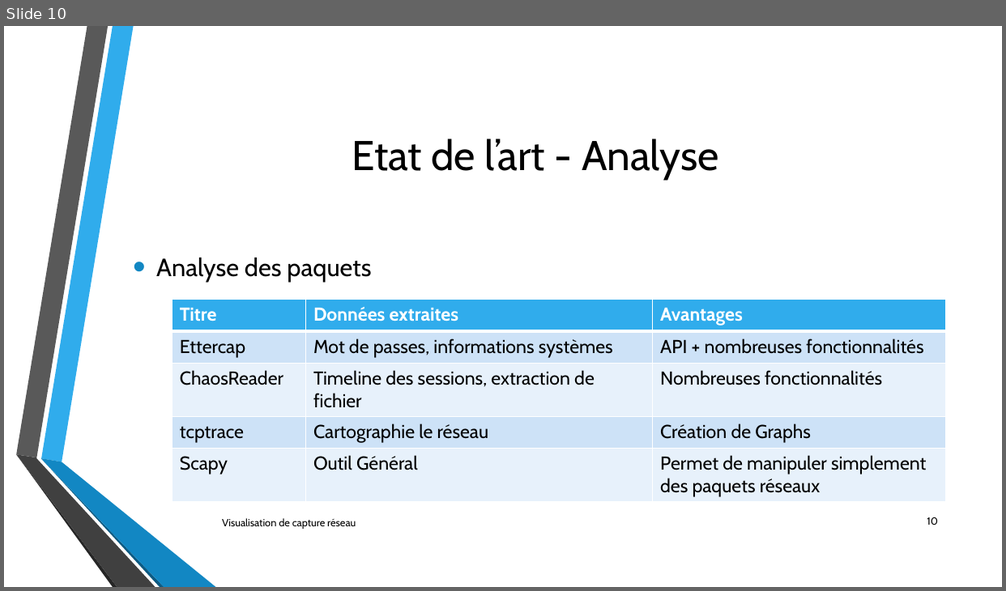
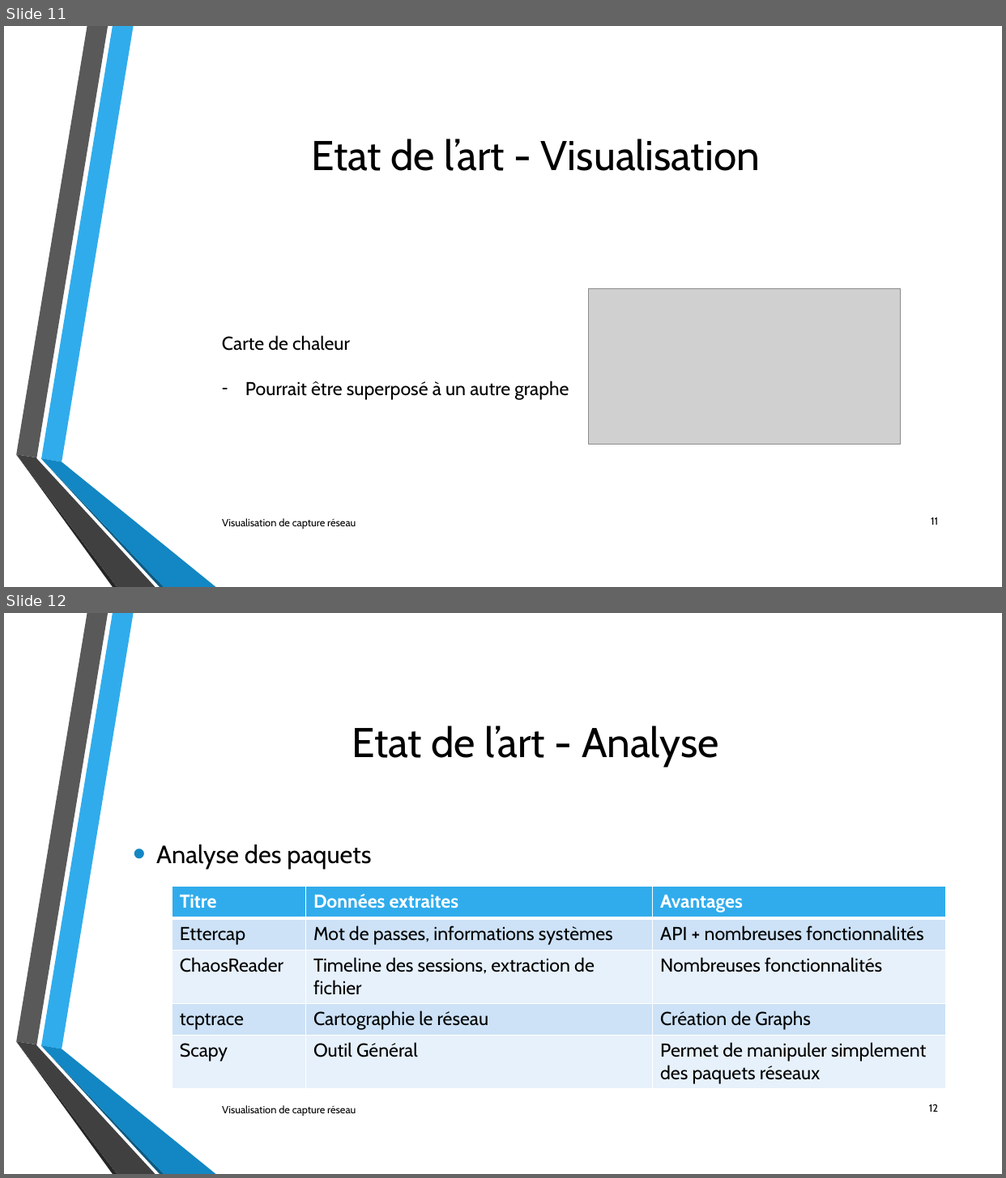
Before and after one commit to lechinoix/Pcap-visualization-project, a slide deck: Présentation de mi-projet/Outils de visualisation de capture réseau.pptx. Shown one above the other, each under a label of ours: slide 10 before the commit, slides 11 and 12 after it. The pictures are 1006x591 and 1006x1178 pixels, drawn with LibreOffice and Linux fonts; fonts in the diff are those of the drawing; grey boxes stand for pictures; background and template pictures are left out. Boxes give left, top, right and bottom in pixels: in the first picture for what was removed or moved away, otherwise in the second. Text is boxed around its words. In the diff, an @@ line names an element or a change of style, - is before the commit and + after.

Commit message:
Presentation v2.0 et images

```diff
--- a/Présentation de mi-projet/Outils de visualisation de capture réseau.pptx
+++ b/Présentation de mi-projet/Outils de visualisation de capture réseau.pptx
@@ slide 11 added at (x1=4, y1=26, x2=1002, y2=587), background picture (left out); not listed: 6 template elements that a slide beside it also shows @@
@@ title added at (x1=311, y1=139, x2=760, y2=171), 40 pt, text #000000 @@
+Etat de l’art - Visualisation
@@ picture added at (x1=589, y1=288, x2=901, y2=445) @@
@@ text added at (x1=222, y1=335, x2=569, y2=400), 18 pt, text #000000 @@
+Carte de chaleur
+– Pourrait être superposé à un autre graphe
@@ text added at (x1=222, y1=518, x2=356, y2=529), 10 pt, text #000000 @@
+Visualisation de capture réseau
@@ page number added at (x1=931, y1=518, x2=938, y2=525), 10 pt, text #000000 @@
+11
@@ what was slide 10 is now slide 12 @@
@@ page number at (x1=929, y1=1105, x2=938, y2=1112): text changed @@
-10
+12
```
Also in this commit, not shown: 5 slides changed, 4 other slides added, 2 slides removed, 9 other files.
